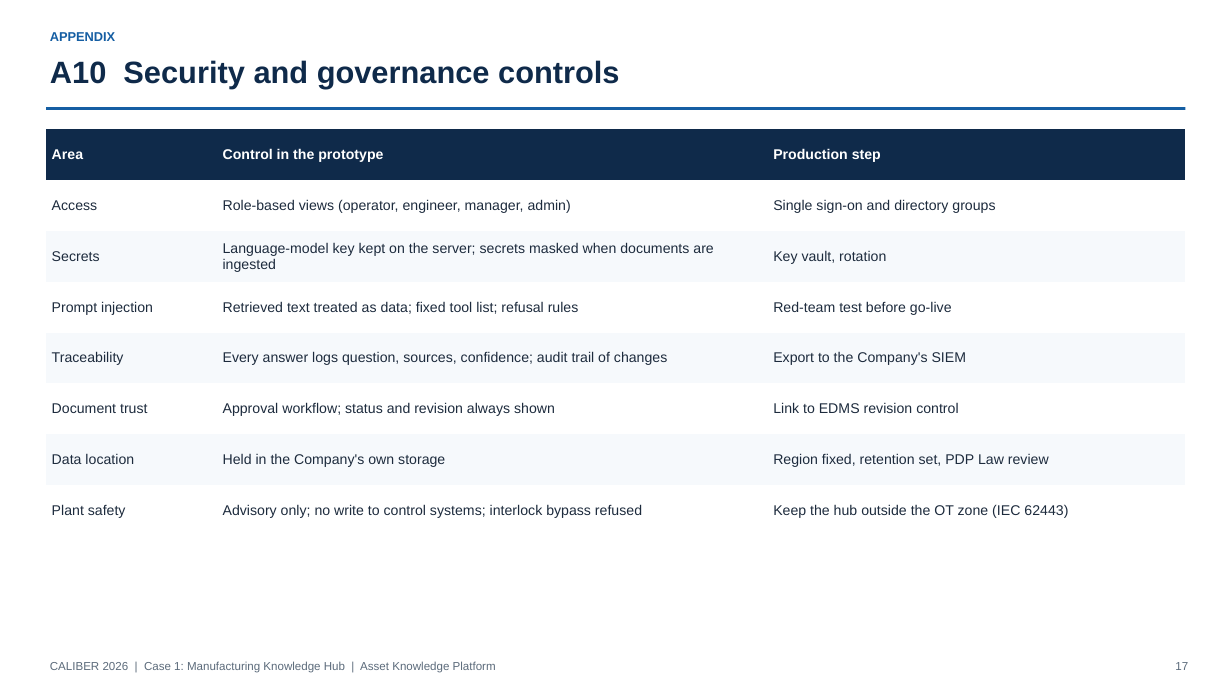
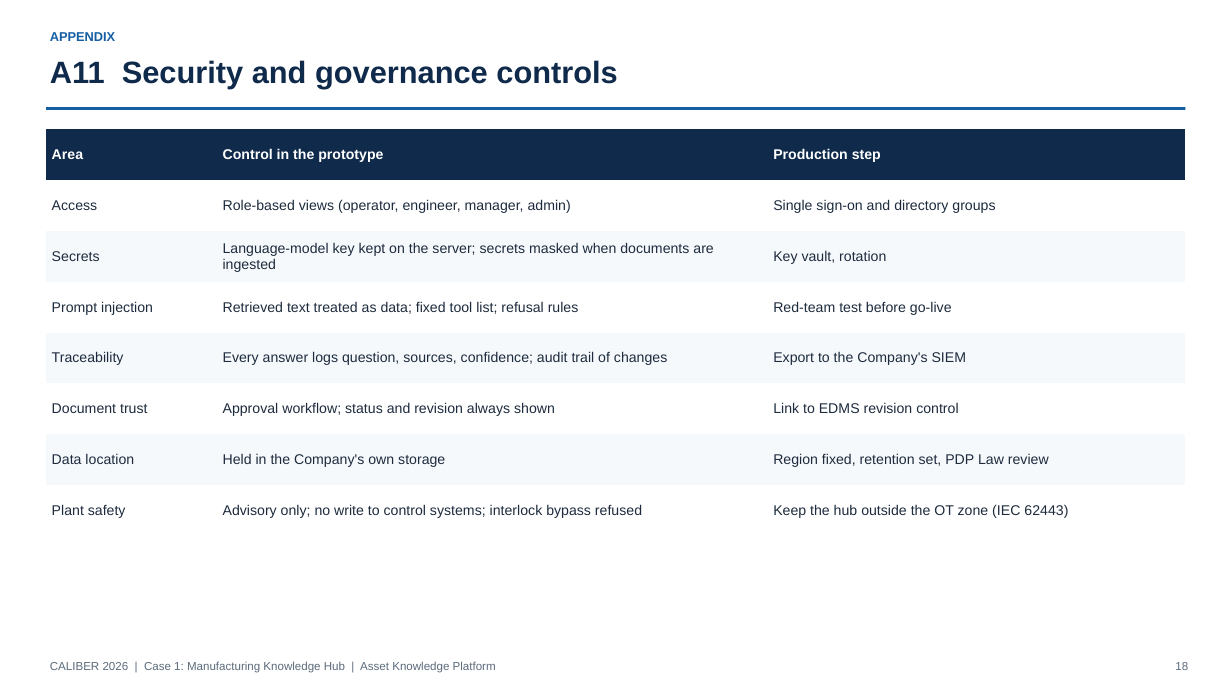
Before and after one commit to teknikchemical-ctrl/caliber2026, a slide deck: slide 18 of deck/CALIBER2026_Asset_Knowledge_Platform_Deck.pptx (slide 17 before the commit). Drawn at 1232x693 pixels with LibreOffice and Linux fonts; fonts in the diff are those of the drawing. Boxes give left, top, right and bottom in pixels: in the first picture for what was removed or moved away, otherwise in the second. Text is boxed around its words. In the diff, an @@ line names an element or a change of style, - is before the commit and + after.

```diff
--- a/deck/CALIBER2026_Asset_Knowledge_Platform_Deck.pptx
+++ b/deck/CALIBER2026_Asset_Knowledge_Platform_Deck.pptx
@@ text at <box>50,60,617,89</box>: text changed @@
-A10 Security and governance controls
+A11 Security and governance controls
@@ text at <box>1175,662,1188,670</box>: text changed @@
-17
+18
```
Also in this commit, not shown: 10 other slides changed, 1 slide added, 3 other files.
